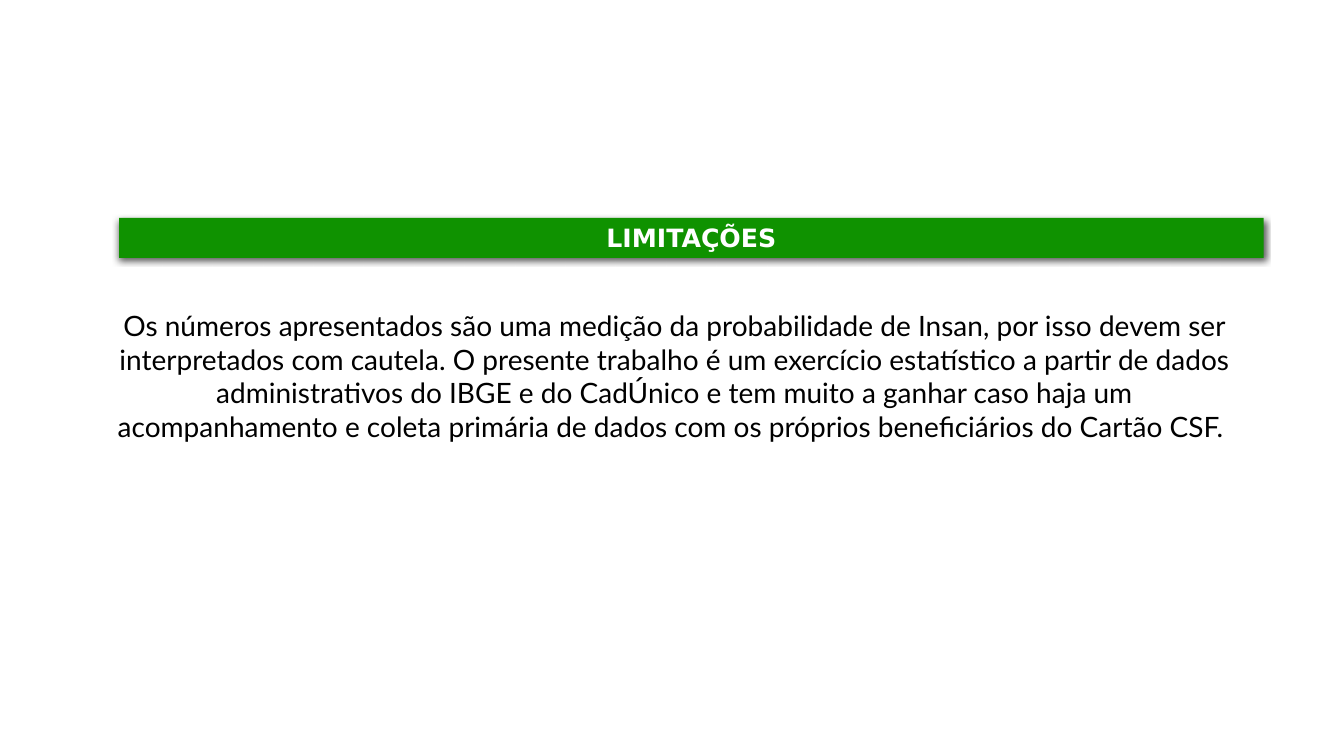
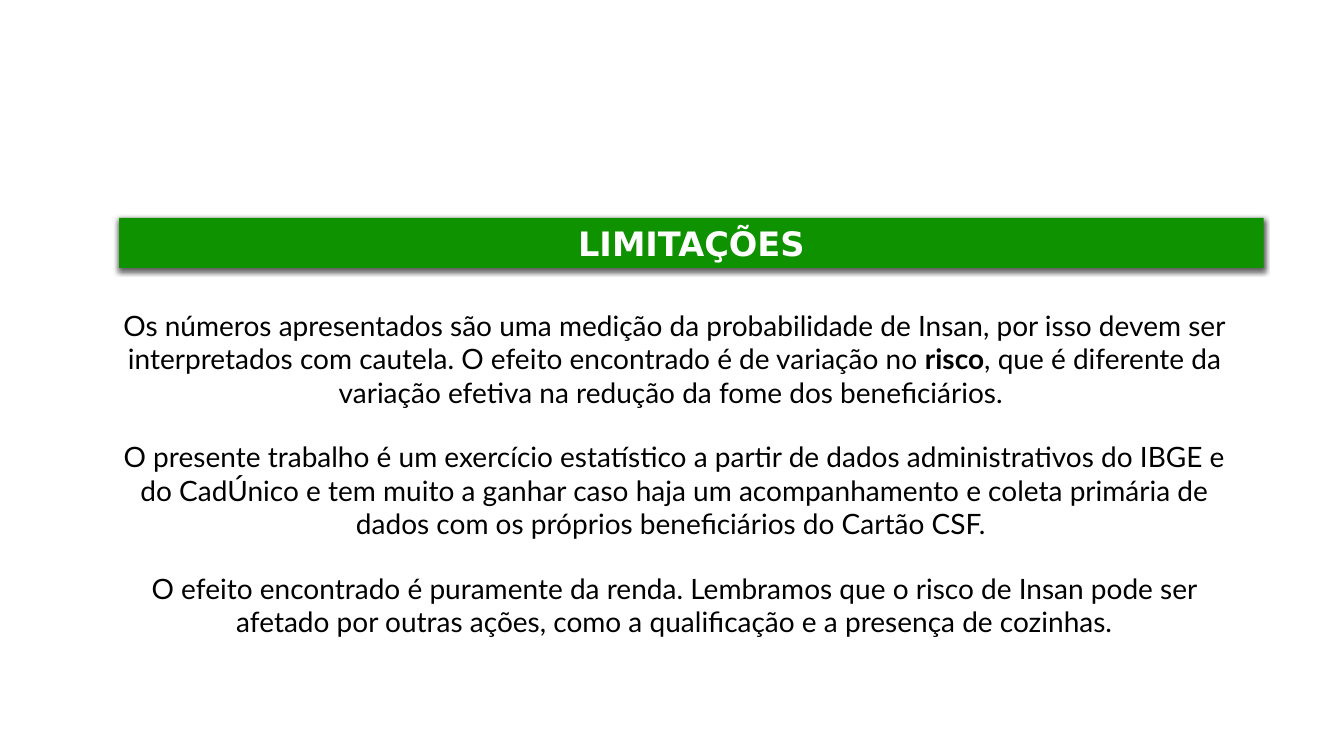
Before and after one commit to DISOC-Estudos-Sociais/indicador_csf, a slide deck: slide 16 of outputs/apresentacao_resultados.pptx (slide 14 before the commit). Drawn at 1344x756 pixels with LibreOffice and Linux fonts; fonts in the diff are those of the drawing; background and template pictures are left out. Boxes give left, top, right and bottom in pixels: in the first picture for what was removed or moved away, otherwise in the second. Text is boxed around its words. In the diff, an @@ line names an element or a change of style, - is before the commit and + after.

```diff
--- a/outputs/apresentacao_resultados.pptx
+++ b/outputs/apresentacao_resultados.pptx
@@ rectangle "LIMITAÇÕES": place and size @@
-rectangle "LIMITAÇÕES" at [119, 218, 1264, 258]
+rectangle "LIMITAÇÕES" at [119, 218, 1264, 268]
@@ rectangle "LIMITAÇÕES" at [119, 218, 1264, 268]: size 18 to 24 pt @@
@@ text at [123, 315, 1225, 637]: text changed @@
-Os números apresentados são uma medição da probabilidade de Insan, por isso devem ser interpretados com cautela. O presente trabalho é um exercício estatístico a partir de dados administrativos do IBGE e do CadÚnico e tem muito a ganhar caso haja um acompanhamento e coleta primária de dados com os próprios beneficiários do Cartão CSF.
+Os números apresentados são uma medição da probabilidade de Insan, por isso devem ser interpretados com cautela. O efeito encontrado é de variação no risco, que é diferente da variação efetiva na redução da fome dos beneficiários.
+O presente trabalho é um exercício estatístico a partir de dados administrativos do IBGE e do CadÚnico e tem muito a ganhar caso haja um acompanhamento e coleta primária de dados com os próprios beneficiários do Cartão CSF.
+O efeito encontrado é puramente da renda. Lembramos que o risco de Insan pode ser afetado por outras ações, como a qualificação e a presença de cozinhas.
```
Also in this commit, not shown: 6 other slides changed, 3 slides added, 1 slide removed, 4 other files.
